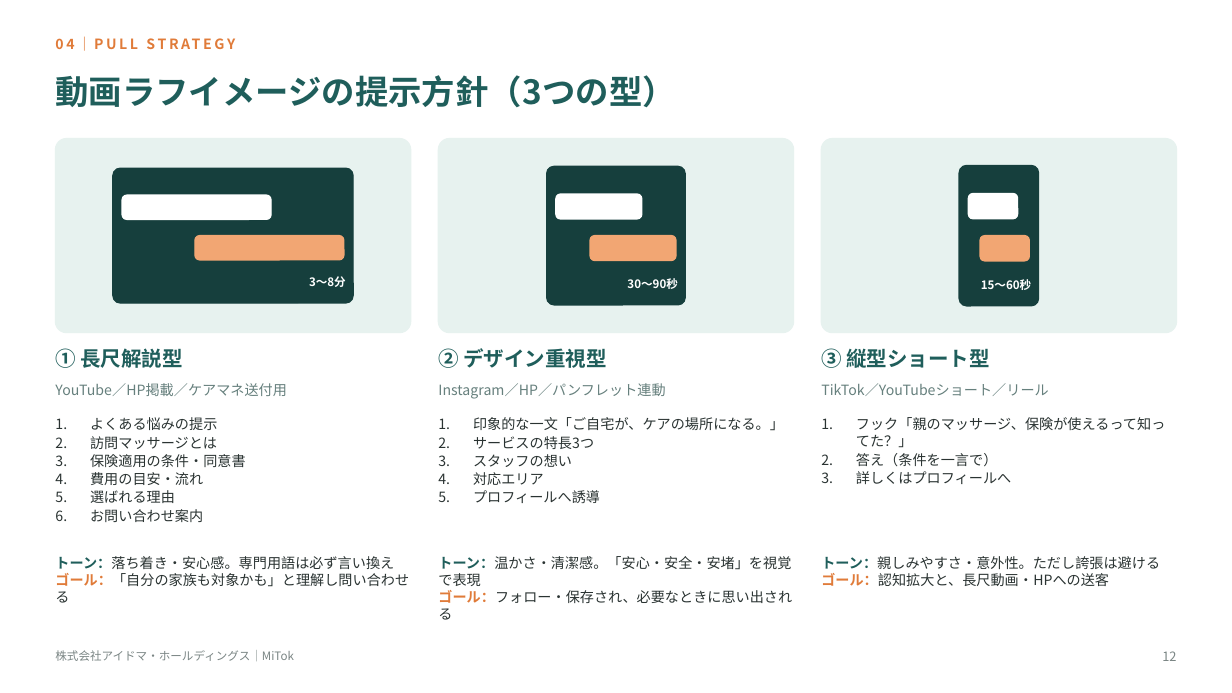
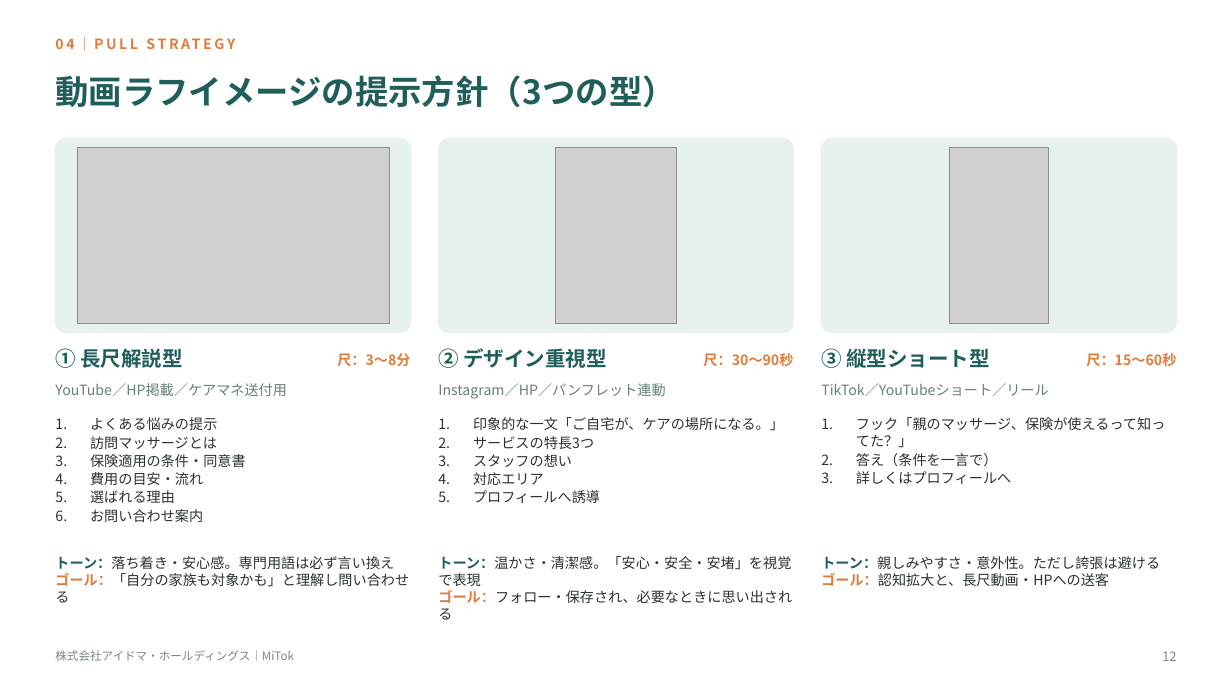
Before and after one commit to sugimoto-jpg/crow_dunit, a slide deck: slide 12 of proposals/mirai-sekkei_mitok_proposal.pptx. Drawn at 1232x693 pixels with LibreOffice and Linux fonts; fonts in the diff are those of the drawing; grey boxes stand for pictures. Boxes give left, top, right and bottom in pixels: in the first picture for what was removed or moved away, otherwise in the second. Text is boxed around its words. In the diff, an @@ line names an element or a change of style, - is before the commit and + after.

```diff
--- a/proposals/mirai-sekkei_mitok_proposal.pptx
+++ b/proposals/mirai-sekkei_mitok_proposal.pptx
@@ picture added at (x1=77, y1=148, x2=389, y2=323) @@
@@ picture added at (x1=555, y1=148, x2=677, y2=323) @@
@@ picture added at (x1=950, y1=148, x2=1049, y2=323) @@
@@ rounded rectangle removed at (x1=113, y1=168, x2=353, y2=303) @@
@@ rounded rectangle removed at (x1=547, y1=166, x2=686, y2=305) @@
@@ rounded rectangle removed at (x1=959, y1=165, x2=1039, y2=306) @@
@@ rounded rectangle removed at (x1=122, y1=195, x2=271, y2=219) @@
@@ rounded rectangle removed at (x1=556, y1=194, x2=642, y2=219) @@
@@ rounded rectangle removed at (x1=969, y1=193, x2=1018, y2=218) @@
@@ rounded rectangle removed at (x1=195, y1=236, x2=344, y2=260) @@
@@ rounded rectangle removed at (x1=591, y1=236, x2=677, y2=261) @@
@@ rounded rectangle removed at (x1=981, y1=236, x2=1030, y2=261) @@
@@ text at (x1=337, y1=353, x2=410, y2=366): text changed; size 9 to 11 pt; text colour #FFFFFF to #E07B39 @@
-3〜8分
+尺：3〜8分
@@ text at (x1=703, y1=353, x2=793, y2=367): text changed; size 9 to 11 pt; text colour #FFFFFF to #E07B39 @@
-30〜90秒
+尺：30〜90秒
@@ text at (x1=1086, y1=353, x2=1176, y2=367): text changed; size 9 to 11 pt; text colour #FFFFFF to #E07B39 @@
-15〜60秒
+尺：15〜60秒
```
Also in this commit, not shown: 11 other slides changed, 2 slides added, 7 other files.
